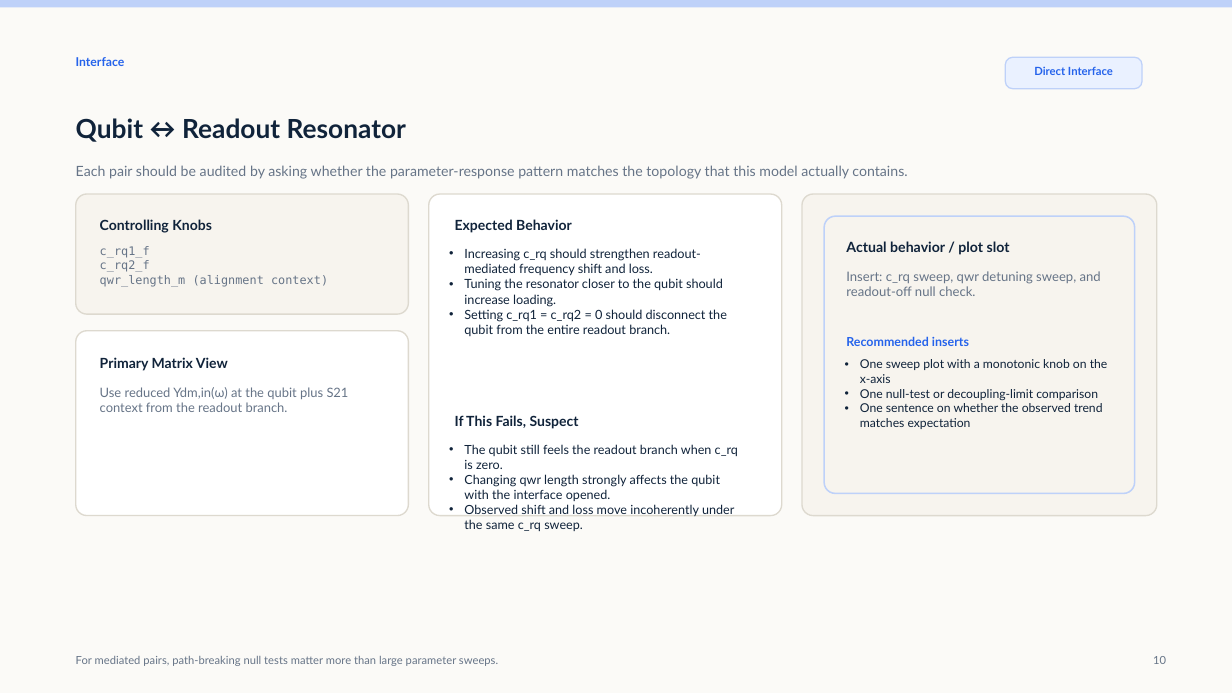
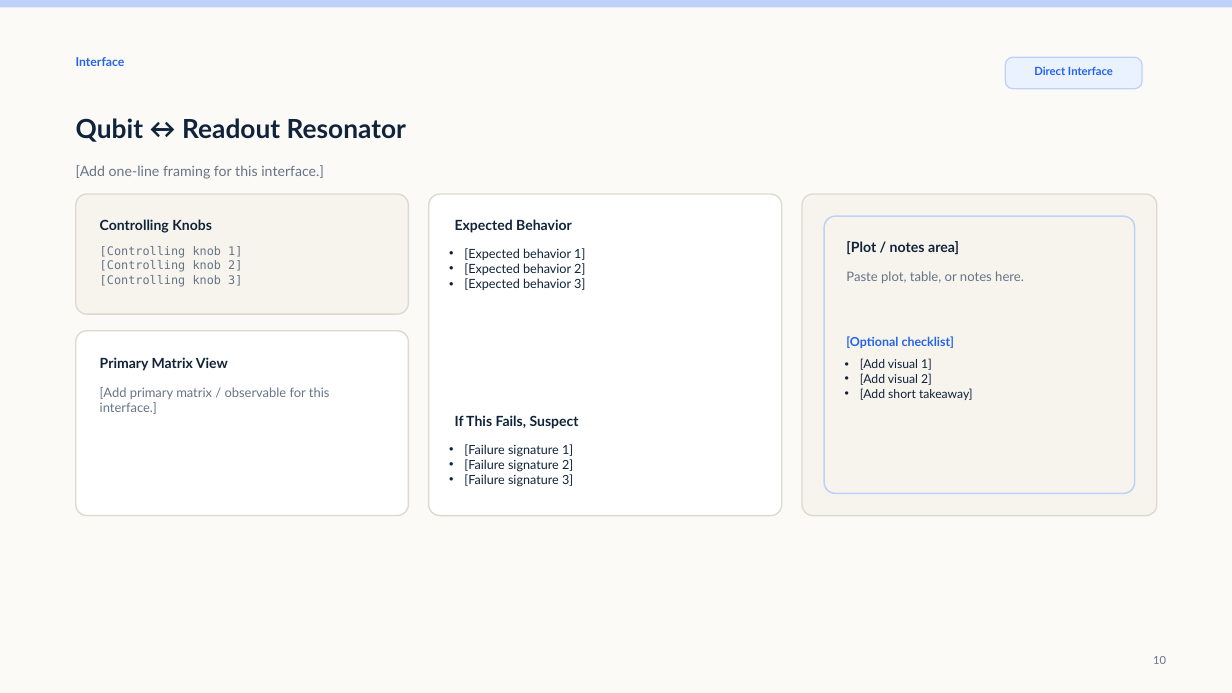
Before and after one commit to arfiligol/superconducting-circuits-research-workbench, a slide deck: slide 10 of sandbox/qubit_external_coupling_analysis/outputs/slides/parameter_response_vv/output/qeca_parameter_response_vv_report.pptx. Drawn at 1232x693 pixels with LibreOffice and Linux fonts; fonts in the diff are those of the drawing. Boxes give left, top, right and bottom in pixels: in the first picture for what was removed or moved away, otherwise in the second. Text is boxed around its words. In the diff, an @@ line names an element or a change of style, - is before the commit and + after.

```diff
--- a/sandbox/qubit_external_coupling_analysis/outputs/slides/parameter_response_vv/output/qeca_parameter_response_vv_report.pptx
+++ b/sandbox/qubit_external_coupling_analysis/outputs/slides/parameter_response_vv/output/qeca_parameter_response_vv_report.pptx
@@ text at (76,165,324,179): text changed @@
-Each pair should be audited by asking whether the parameter-response pattern matches the topology that this model actually contains.
+[Add one-line framing for this interface.]
@@ text at (100,246,242,287): text changed @@
-c_rq1_f
-c_rq2_f
-qwr_length_m (alignment context)
+[Controlling knob 1]
+[Controlling knob 2]
+[Controlling knob 3]
@@ text at (464,248,585,290): text changed @@
-• Increasing c_rq should strengthen readout-mediated frequency shift and loss.
-• Tuning the resonator closer to the qubit should increase loading.
-• Setting c_rq1 = c_rq2 = 0 should disconnect the qubit from the entire readout branch.
+• [Expected behavior 1]
+• [Expected behavior 2]
+• [Expected behavior 3]
@@ text at (846,241,959,254): text changed @@
-Actual behavior / plot slot
+[Plot / notes area]
@@ text at (846,271,1024,283): text changed @@
-Insert: c_rq sweep, qwr detuning sweep, and readout-off null check.
+Paste plot, table, or notes here.
@@ text at (846,336,955,348): text changed @@
-Recommended inserts
+[Optional checklist]
@@ text at (860,358,973,400): text changed @@
-• One sweep plot with a monotonic knob on the x-axis
-• One null-test or decoupling-limit comparison
-• One sentence on whether the observed trend matches expectation
+• [Add visual 1]
+• [Add visual 2]
+• [Add short takeaway]
@@ text at (100,387,330,414): text changed @@
-Use reduced Ydm,in(ω) at the qubit plus S21 context from the readout branch.
+[Add primary matrix / observable for this interface.]
@@ text at (464,444,573,487): text changed @@
-• The qubit still feels the readout branch when c_rq is zero.
-• Changing qwr length strongly affects the qubit with the interface opened.
-• Observed shift and loss move incoherently under the same c_rq sweep.
+• [Failure signature 1]
+• [Failure signature 2]
+• [Failure signature 3]
@@ text removed at (76,656,498,666) @@
-For mediated pairs, path-breaking null tests matter more than large parameter sweeps.
```
Also in this commit, not shown: 10 other slides changed, 4 slides added, 4 slides removed, 2 other files.
